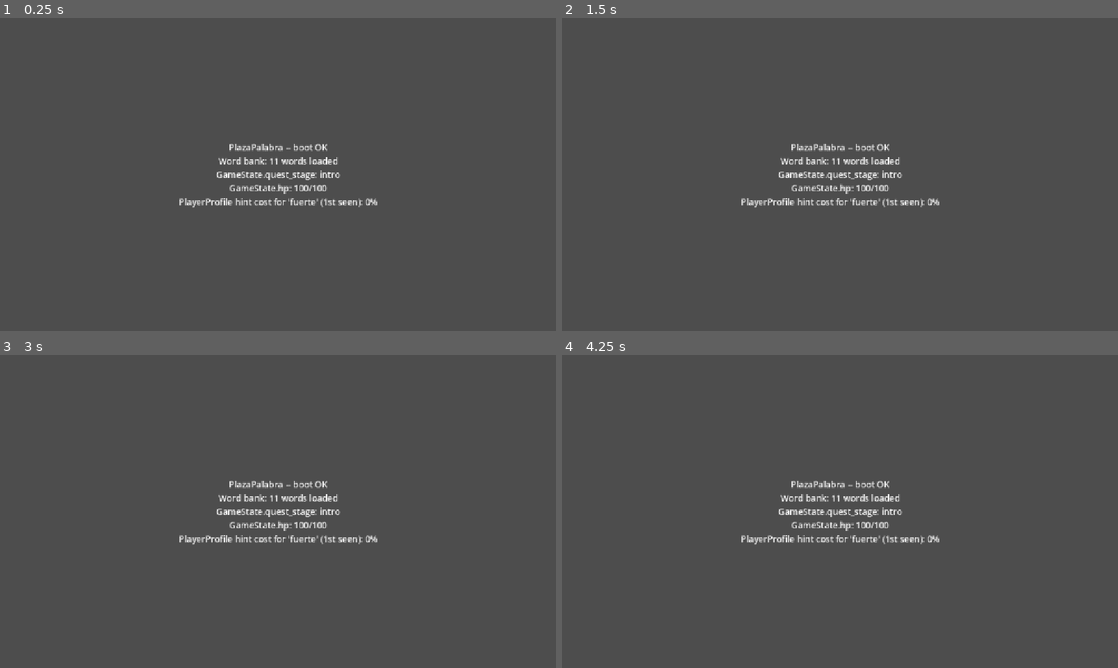
Above: before the commit, frames 1-4 (two rows, left to right).
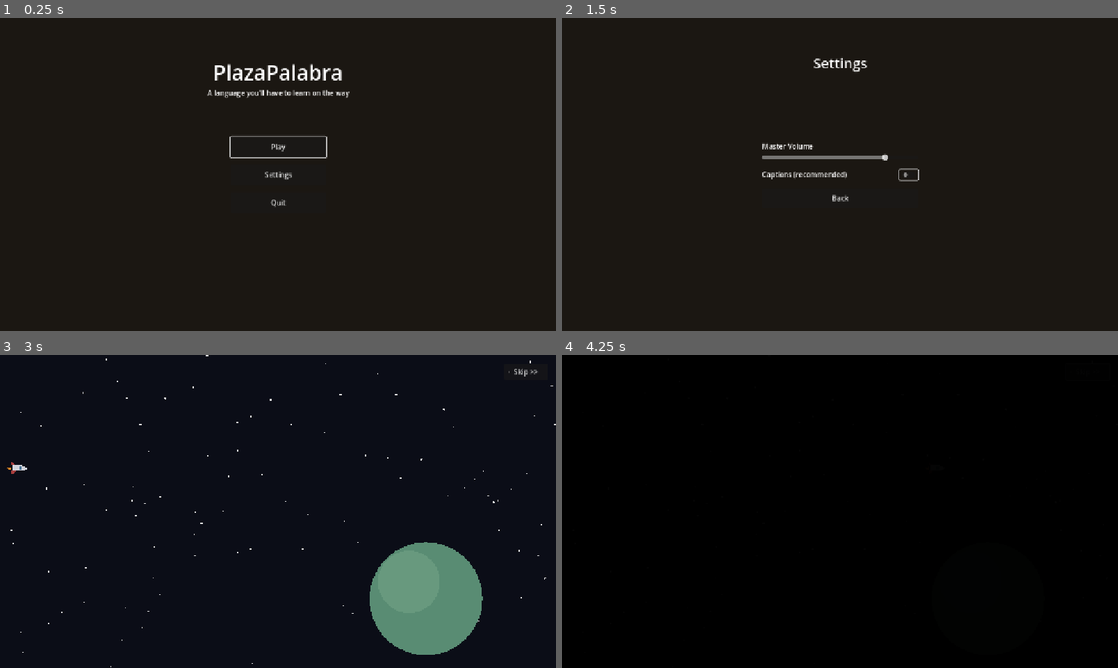
Above: after the commit, the same moments.

Repository: Ap0ll02/PlazaPalabra
Game: Godot game, scene res://scenes/ui/MainMenu.tscn
Two runs of this game, one before a commit and one after it. Both use one fixed random seed, a clock stepped at 60 frames per second and the inputs below. Before the commit the project starts from res://scenes/world/Main.tscn.
Inputs (mouse positions are in pixels of both pictures, inside the frame that each line leads up to):
- Up to frame 1 (0.25 s): no input
- Up to frame 2 (1.5 s): click (840, 174) at 0.5 s, where only the run after the commit has a clickable "Settings"; click (906, 174) at 1.27 s
- Up to frame 3 (3 s): click (278, 536) at 2 s, where only the run after the commit has a clickable "Back"; click (278, 483) at 2.75 s, where only the run after the commit has a clickable "Play"
- Up to frame 4 (4.25 s): click (1090, 370) at 3.5 s, where only the run after the commit has a clickable "Skip >>"

The runs differ from the first frame. In frame 1, 100% of the frame differs, in the area x 0-100%, y 0-100%; in frame 2, 100%; in frame 3, 100%; in frame 4, 100%.

Commit message:
Add main menu, settings, and rocket-landing intro cutscene
Main menu (Play/Settings/Quit) and a settings screen with master
volume and a captions toggle (on by default -- captions matter for
a language-learning game beyond pure accessibility).

Intro is a 5-shot cutscene: wide establishing flight past the
planet, a closer pass as the alarm starts, a new-angle cut into
atmosphere entry, impact, and the aftermath beat where the
translator fails. Shots are hard-cut rather than cross-faded, with
easing chosen per-shot so motion doesn't decelerate into each cut
and reads as continuous rather than stop-and-restart. Audio nodes
are wired up but left streamless pending real VO/SFX. Skippable.

Co-Authored-By: Claude Sonnet 5 <noreply@anthropic.com>

Diff:
--- a/project.godot
+++ b/project.godot
@@ -3,8 +3,8 @@
 ; since the parameters that go here are not all obvious.
 ;
 ; Format:
-;   [section] ; section goes as, ex. "application"
-;   param=value ; property can be inspected in the property list
+;   [section] ; section goes between []
+;   param=value ; assign values to parameters
 
 config_version=5
 
@@ -12,7 +12,7 @@
 
 config/name="PlazaPalabra"
 config/description="A short narrative Spanish language-learning game with turn-based, grammar-driven combat."
-run/main_scene="res://scenes/world/Main.tscn"
+run/main_scene="res://scenes/ui/MainMenu.tscn"
 config/features=PackedStringArray("4.4", "Forward Plus")
 config/icon="res://icon.svg"
 
@@ -21,6 +21,7 @@
 PlayerProfile="*res://scripts/autoload/player_profile.gd"
 GameState="*res://scripts/autoload/game_state.gd"
 WordBank="*res://scripts/autoload/word_bank.gd"
+Settings="*res://scripts/autoload/settings.gd"
 
 [display]
 
--- /dev/null
+++ b/scenes/ui/MainMenu.tscn
@@ -0,0 +1,76 @@
+[gd_scene load_steps=2 format=3 uid="uid://c8j3n2k7f4h1a"]
+
+[ext_resource type="Script" uid="uid://dfrtvbx04oepr" path="res://scripts/ui/main_menu.gd" id="1_menu"]
+
+[node name="MainMenu" type="Control"]
+layout_mode = 3
+anchors_preset = 15
+anchor_right = 1.0
+anchor_bottom = 1.0
+grow_horizontal = 2
+grow_vertical = 2
+script = ExtResource("1_menu")
+
+[node name="Background" type="ColorRect" parent="."]
+layout_mode = 1
+anchors_preset = 15
+anchor_right = 1.0
+anchor_bottom = 1.0
+grow_horizontal = 2
+grow_vertical = 2
+color = Color(0.106, 0.09, 0.071, 1)
+
+[node name="Title" type="Label" parent="."]
+layout_mode = 1
+anchors_preset = 5
+anchor_left = 0.5
+anchor_right = 0.5
+offset_left = -300.0
+offset_top = 90.0
+offset_right = 300.0
+offset_bottom = 160.0
+grow_horizontal = 2
+theme_override_font_sizes/font_size = 48
+text = "PlazaPalabra"
+horizontal_alignment = 1
+
+[node name="Subtitle" type="Label" parent="."]
+layout_mode = 1
+anchors_preset = 5
+anchor_left = 0.5
+anchor_right = 0.5
+offset_left = -300.0
+offset_top = 160.0
+offset_right = 300.0
+offset_bottom = 190.0
+grow_horizontal = 2
+theme_override_font_sizes/font_size = 16
+text = "A language you'll have to learn on the way"
+horizontal_alignment = 1
+
+[node name="CenterContainer" type="CenterContainer" parent="."]
+layout_mode = 1
+anchors_preset = 15
+anchor_right = 1.0
+anchor_bottom = 1.0
+grow_horizontal = 2
+grow_vertical = 2
+
+[node name="VBox" type="VBoxContainer" parent="CenterContainer"]
+layout_mode = 2
+theme_override_constants/separation = 16
+
+[node name="PlayButton" type="Button" parent="CenterContainer/VBox"]
+custom_minimum_size = Vector2(220, 48)
+layout_mode = 2
+text = "Play"
+
+[node name="SettingsButton" type="Button" parent="CenterContainer/VBox"]
+custom_minimum_size = Vector2(220, 48)
+layout_mode = 2
+text = "Settings"
+
+[node name="QuitButton" type="Button" parent="CenterContainer/VBox"]
+custom_minimum_size = Vector2(220, 48)
+layout_mode = 2
+text = "Quit"
--- /dev/null
+++ b/scenes/ui/SettingsMenu.tscn
@@ -0,0 +1,81 @@
+[gd_scene load_steps=2 format=3 uid="uid://dxk9m3q7t2p5r"]
+
+[ext_resource type="Script" path="res://scripts/ui/settings_menu.gd" id="1_settings"]
+
+[node name="SettingsMenu" type="Control"]
+layout_mode = 3
+anchors_preset = 15
+anchor_right = 1.0
+anchor_bottom = 1.0
+grow_horizontal = 2
+grow_vertical = 2
+script = ExtResource("1_settings")
+
+[node name="Background" type="ColorRect" parent="."]
+layout_mode = 1
+anchors_preset = 15
+anchor_right = 1.0
+anchor_bottom = 1.0
+grow_horizontal = 2
+grow_vertical = 2
+color = Color(0.106, 0.09, 0.071, 1)
+
+[node name="Title" type="Label" parent="."]
+layout_mode = 1
+anchors_preset = 5
+anchor_left = 0.5
+anchor_right = 0.5
+offset_left = -200.0
+offset_top = 80.0
+offset_right = 200.0
+offset_bottom = 130.0
+grow_horizontal = 2
+theme_override_font_sizes/font_size = 32
+text = "Settings"
+horizontal_alignment = 1
+
+[node name="CenterContainer" type="CenterContainer" parent="."]
+layout_mode = 1
+anchors_preset = 15
+anchor_right = 1.0
+anchor_bottom = 1.0
+grow_horizontal = 2
+grow_vertical = 2
+
+[node name="VBox" type="VBoxContainer" parent="CenterContainer"]
+custom_minimum_size = Vector2(360, 0)
+layout_mode = 2
+theme_override_constants/separation = 20
+
+[node name="VolumeRow" type="VBoxContainer" parent="CenterContainer/VBox"]
+layout_mode = 2
+theme_override_constants/separation = 6
+
+[node name="VolumeLabel" type="Label" parent="CenterContainer/VBox/VolumeRow"]
+layout_mode = 2
+text = "Master Volume"
+
+[node name="VolumeSlider" type="HSlider" parent="CenterContainer/VBox/VolumeRow"]
+custom_minimum_size = Vector2(360, 0)
+layout_mode = 2
+max_value = 1.0
+step = 0.01
+value = 0.8
+
+[node name="CaptionsRow" type="HBoxContainer" parent="CenterContainer/VBox"]
+layout_mode = 2
+theme_override_constants/separation = 10
+
+[node name="CaptionsLabel" type="Label" parent="CenterContainer/VBox/CaptionsRow"]
+layout_mode = 2
+size_flags_horizontal = 3
+text = "Captions (recommended)"
+
+[node name="CaptionsCheck" type="CheckButton" parent="CenterContainer/VBox/CaptionsRow"]
+layout_mode = 2
+button_pressed = true
+
+[node name="BackButton" type="Button" parent="CenterContainer/VBox"]
+custom_minimum_size = Vector2(0, 44)
+layout_mode = 2
+text = "Back"
--- /dev/null
+++ b/scenes/world/Intro.tscn
@@ -0,0 +1,116 @@
+[gd_scene load_steps=4 format=3 uid="uid://b3m8v6qw1n7ge"]
+
+[ext_resource type="Script" path="res://scripts/world/intro.gd" id="1_intro"]
+[ext_resource type="Script" path="res://scripts/world/starfield.gd" id="2_starfield"]
+[ext_resource type="Script" path="res://scripts/world/planet.gd" id="3_planet"]
+
+[node name="Intro" type="Node2D"]
+script = ExtResource("1_intro")
+
+[node name="SpaceLayer" type="Node2D" parent="."]
+
+[node name="Background" type="ColorRect" parent="SpaceLayer"]
+offset_right = 1280.0
+offset_bottom = 720.0
+color = Color(0.043, 0.051, 0.09, 1)
+
+[node name="Starfield" type="Node2D" parent="SpaceLayer"]
+script = ExtResource("2_starfield")
+
+[node name="Planet" type="Node2D" parent="SpaceLayer"]
+position = Vector2(980, 560)
+script = ExtResource("3_planet")
+
+[node name="AtmosphereGlow" type="Node2D" parent="."]
+
+[node name="GlowLeft" type="ColorRect" parent="AtmosphereGlow"]
+offset_right = 160.0
+offset_bottom = 720.0
+color = Color(1, 0.5, 0.2, 0.22)
+
+[node name="GlowRight" type="ColorRect" parent="AtmosphereGlow"]
+offset_left = 1120.0
+offset_right = 1280.0
+offset_bottom = 720.0
+color = Color(1, 0.5, 0.2, 0.22)
+
+[node name="GroundLayer" type="Node2D" parent="."]
+
+[node name="Ground" type="ColorRect" parent="GroundLayer"]
+offset_top = 600.0
+offset_right = 1280.0
+offset_bottom = 720.0
+color = Color(0.36, 0.26, 0.16, 1)
+
+[node name="Rocket" type="Node2D" parent="."]
+position = Vector2(-80, 260)
+rotation = 1.5708
+
+[node name="Flame" type="Polygon2D" parent="Rocket"]
+position = Vector2(0, 24)
+color = Color(1, 0.6, 0.15, 0.9)
+polygon = PackedVector2Array(-6, 0, 6, 0, 0, 22)
+
+[node name="Body" type="Polygon2D" parent="Rocket"]
+color = Color(0.82, 0.83, 0.86, 1)
+polygon = PackedVector2Array(0, -40, 11, -18, 11, 20, -11, 20, -11, -18)
+
+[node name="FinLeft" type="Polygon2D" parent="Rocket"]
+color = Color(0.66, 0.24, 0.24, 1)
+polygon = PackedVector2Array(-11, 8, -24, 22, -11, 22)
+
+[node name="FinRight" type="Polygon2D" parent="Rocket"]
+color = Color(0.66, 0.24, 0.24, 1)
+polygon = PackedVector2Array(11, 8, 24, 22, 11, 22)
+
+[node name="Window" type="Polygon2D" parent="Rocket"]
+position = Vector2(0, -10)
+color = Color(0.31, 0.47, 0.6, 1)
+polygon = PackedVector2Array(-6, -6, 6, -6, 6, 6, -6, 6)
+
+[node name="SfxEngine" type="AudioStreamPlayer" parent="."]
+
+[node name="SfxAlarm" type="AudioStreamPlayer" parent="."]
+
+[node name="SfxImpact" type="AudioStreamPlayer" parent="."]
+
+[node name="CanvasLayer" type="CanvasLayer" parent="."]
+
+[node name="ImpactFlash" type="ColorRect" parent="CanvasLayer"]
+offset_right = 1280.0
+offset_bottom = 720.0
+color = Color(1, 1, 1, 0)
+mouse_filter = 2
+
+[node name="CaptionLabel" type="Label" parent="CanvasLayer"]
+offset_left = 140.0
+offset_top = 630.0
+offset_right = 1140.0
+offset_bottom = 670.0
+theme_override_font_sizes/font_size = 20
+theme_override_colors/font_color = Color(1, 1, 1, 1)
+theme_override_colors/font_shadow_color = Color(0, 0, 0, 0.8)
+theme_override_constants/shadow_offset_x = 1
+theme_override_constants/shadow_offset_y = 1
+text = ""
+horizontal_alignment = 1
+autowrap_mode = 2
+
+[node name="SkipButton" type="Button" parent="CanvasLayer"]
+anchors_preset = 3
+anchor_left = 1.0
+anchor_top = 0.0
+anchor_right = 1.0
+anchor_bottom = 0.0
+offset_left = -120.0
+offset_top = 20.0
+offset_right = -20.0
+offset_bottom = 56.0
+grow_horizontal = 0
+text = "Skip >>"
+
+[node name="FadeToBlack" type="ColorRect" parent="CanvasLayer"]
+offset_right = 1280.0
+offset_bottom = 720.0
+color = Color(0, 0, 0, 0)
+mouse_filter = 2
--- a/scenes/world/Main.tscn
+++ /dev/null
@@ -1,30 +0,0 @@
-[gd_scene load_steps=2 format=3 uid="uid://bqxk1n8mjr2wf"]
-
-[ext_resource type="Script" path="res://scripts/world/main.gd" id="1_main"]
-
-[node name="Main" type="Control"]
-layout_mode = 3
-anchors_preset = 15
-anchor_right = 1.0
-anchor_bottom = 1.0
-grow_horizontal = 2
-grow_vertical = 2
-script = ExtResource("1_main")
-
-[node name="StatusLabel" type="Label" parent="."]
-layout_mode = 1
-anchors_preset = 8
-anchor_left = 0.5
-anchor_top = 0.5
-anchor_right = 0.5
-anchor_bottom = 0.5
-offset_left = -220.0
-offset_top = -80.0
-offset_right = 220.0
-offset_bottom = 80.0
-grow_horizontal = 2
-grow_vertical = 2
-theme_override_font_sizes/font_size = 20
-text = "Loading..."
-horizontal_alignment = 1
-vertical_alignment = 1
--- /dev/null
+++ b/scenes/world/Outskirts.tscn
@@ -0,0 +1,23 @@
+[gd_scene load_steps=2 format=3 uid="uid://f7p2k9w4m1t6c"]
+
+[ext_resource type="Script" path="res://scripts/world/outskirts.gd" id="1_outskirts"]
+
+[node name="Outskirts" type="Node2D"]
+script = ExtResource("1_outskirts")
+
+[node name="Background" type="ColorRect" parent="."]
+offset_right = 1280.0
+offset_bottom = 720.0
+color = Color(0.36, 0.4, 0.3, 1)
+
+[node name="PlaceholderLabel" type="Label" parent="."]
+offset_left = 340.0
+offset_top = 340.0
+offset_right = 940.0
+offset_bottom = 400.0
+theme_override_font_sizes/font_size = 24
+theme_override_colors/font_color = Color(1, 1, 1, 1)
+text = "You wake up on the outskirts of town...
+(tutorial scene under construction)"
+horizontal_alignment = 1
+autowrap_mode = 2
--- /dev/null
+++ b/scripts/autoload/settings.gd
@@ -0,0 +1,39 @@
+extends Node
+## Persisted player-facing settings. Captions default ON -- for a
+## language-learning game, being able to read along with any VO isn't
+## an optional accessibility extra, it's core to the pedagogy.
+
+const SAVE_PATH := "user://settings.cfg"
+
+var master_volume: float = 0.8
+var captions_enabled: bool = true
+
+func _ready() -> void:
+	_load()
+	_apply_audio()
+
+func set_master_volume(value: float) -> void:
+	master_volume = clampf(value, 0.0, 1.0)
+	_apply_audio()
+	_save()
+
+func set_captions_enabled(value: bool) -> void:
+	captions_enabled = value
+	_save()
+
+func _apply_audio() -> void:
+	var bus_idx := AudioServer.get_bus_index("Master")
+	if bus_idx >= 0:
+		AudioServer.set_bus_volume_db(bus_idx, linear_to_db(max(master_volume, 0.0001)))
+
+func _save() -> void:
+	var config := ConfigFile.new()
+	config.set_value("audio", "master_volume", master_volume)
+	config.set_value("accessibility", "captions_enabled", captions_enabled)
+	config.save(SAVE_PATH)
+
+func _load() -> void:
+	var config := ConfigFile.new()
+	if config.load(SAVE_PATH) == OK:
+		master_volume = config.get_value("audio", "master_volume", master_volume)
+		captions_enabled = config.get_value("accessibility", "captions_enabled", captions_enabled)
--- /dev/null
+++ b/scripts/ui/main_menu.gd
@@ -0,0 +1,20 @@
+extends Control
+
+@onready var play_button: Button = $CenterContainer/VBox/PlayButton
+@onready var settings_button: Button = $CenterContainer/VBox/SettingsButton
+@onready var quit_button: Button = $CenterContainer/VBox/QuitButton
+
+func _ready() -> void:
+	play_button.pressed.connect(_on_play_pressed)
+	settings_button.pressed.connect(_on_settings_pressed)
+	quit_button.pressed.connect(_on_quit_pressed)
+	play_button.grab_focus()
+
+func _on_play_pressed() -> void:
+	get_tree().change_scene_to_file("res://scenes/world/Intro.tscn")
+
+func _on_settings_pressed() -> void:
+	get_tree().change_scene_to_file("res://scenes/ui/SettingsMenu.tscn")
+
+func _on_quit_pressed() -> void:
+	get_tree().quit()
--- /dev/null
+++ b/scripts/ui/settings_menu.gd
@@ -0,0 +1,16 @@
+extends Control
+
+@onready var volume_slider: HSlider = $CenterContainer/VBox/VolumeRow/VolumeSlider
+@onready var captions_check: CheckButton = $CenterContainer/VBox/CaptionsRow/CaptionsCheck
+@onready var back_button: Button = $CenterContainer/VBox/BackButton
+
+func _ready() -> void:
+	volume_slider.value = Settings.master_volume
+	captions_check.button_pressed = Settings.captions_enabled
+
+	volume_slider.value_changed.connect(Settings.set_master_volume)
+	captions_check.toggled.connect(Settings.set_captions_enabled)
+	back_button.pressed.connect(_on_back_pressed)
+
+func _on_back_pressed() -> void:
+	get_tree().change_scene_to_file("res://scenes/ui/MainMenu.tscn")
--- /dev/null
+++ b/scripts/world/intro.gd
@@ -0,0 +1,173 @@
+extends Node2D
+## Rocket-landing cutscene, told as 5 shots rather than one continuous pan:
+##   1. Wide establishing -- horizontal flight past the planet
+##   2. Closer pass -- alarm begins
+##   3. New angle -- atmosphere entry, vertical descent begins
+##   4. Impact
+##   5. Aftermath -- equipment failure, fade out
+## Shots are hard-cut (quick black flash) rather than cross-faded, so it
+## reads as camera cuts instead of one static continuous shot. Rocket/
+## planet are placeholder shapes. Audio nodes are wired up but left
+## streamless until real VO/SFX assets exist.
+
+const GROUND_Y := 560.0
+const NEXT_SCENE := "res://scenes/world/Outskirts.tscn"
+const CUT_HALF_DURATION := 0.12
+
+@onready var space_layer: Node2D = $SpaceLayer
+@onready var planet: Node2D = $SpaceLayer/Planet
+@onready var atmosphere_glow: Node2D = $AtmosphereGlow
+@onready var ground_layer: Node2D = $GroundLayer
+@onready var rocket: Node2D = $Rocket
+
+@onready var flash: ColorRect = $CanvasLayer/ImpactFlash
+@onready var fade: ColorRect = $CanvasLayer/FadeToBlack
+@onready var caption: Label = $CanvasLayer/CaptionLabel
+@onready var skip_button: Button = $CanvasLayer/SkipButton
+
+@onready var sfx_engine: AudioStreamPlayer = $SfxEngine
+@onready var sfx_alarm: AudioStreamPlayer = $SfxAlarm
+@onready var sfx_impact: AudioStreamPlayer = $SfxImpact
+
+var _skipped := false
+
+func _ready() -> void:
+	skip_button.pressed.connect(_on_skip_pressed)
+	caption.visible = Settings.captions_enabled
+	caption.text = ""
+	ground_layer.visible = false
+	atmosphere_glow.visible = false
+	_play_sequence()
+
+func _on_skip_pressed() -> void:
+	_skipped = true
+	_goto_next_scene()
+
+func _set_caption(text: String) -> void:
+	caption.text = text
+	caption.visible = Settings.captions_enabled and text != ""
+
+## Quick black flash used as a hard cut between shots -- hides the
+## instant reposition/visibility swap that happens mid-flash.
+func _hard_cut(setup: Callable) -> void:
+	var out_tween := create_tween()
+	out_tween.tween_property(fade, "color:a", 1.0, CUT_HALF_DURATION)
+	await out_tween.finished
+	setup.call()
+	var in_tween := create_tween()
+	in_tween.tween_property(fade, "color:a", 0.0, CUT_HALF_DURATION)
+	await in_tween.finished
+
+func _play_sequence() -> void:
+	# --- Shot 1: wide establishing, flying horizontally past the planet ---
+	space_layer.visible = true
+	rocket.rotation = deg_to_rad(90)
+	rocket.scale = Vector2(0.6, 0.6)
+	rocket.position = Vector2(-80, 260)
+	planet.position = Vector2(980, 560)
+	planet.scale = Vector2(1.0, 1.0)
+	_set_caption("Approaching orbit...")
+	if sfx_engine.stream:
+		sfx_engine.play()
+
+	# Constant cruise speed -- no ease in/out, so it's already at full
+	# speed when the next shot cuts in (see note on shot 2).
+	var shot1 := create_tween()
+	shot1.tween_property(rocket, "position:x", 1360, 2.2).set_trans(Tween.TRANS_LINEAR)
+	await shot1.finished
+	if _skipped:
+		return
+
+	# --- Shot 2: closer pass, alarm begins ---
+	await _hard_cut(func():
+		rocket.position = Vector2(120, 300)
+		rocket.rotation = deg_to_rad(95)
+		rocket.scale = Vector2(0.85, 0.85)
+		planet.position = Vector2(760, 640)
+		planet.scale = Vector2(1.6, 1.6)
+		_set_caption("Warning: hull integrity failing")
+		if sfx_alarm.stream:
+			sfx_alarm.play()
+	)
+	# Same idea: constant speed straight through, no easing at the cut
+	# boundary, so the reposition reads as "same flight, new angle" rather
+	# than a stop-and-restart.
+	var shot2 := create_tween()
+	shot2.tween_property(rocket, "position:x", 760, 1.3).set_trans(Tween.TRANS_LINEAR)
+	shot2.parallel().tween_property(rocket, "position:y", 340, 1.3).set_trans(Tween.TRANS_LINEAR)
+	await shot2.finished
+	if _skipped:
+		return
+
+	# --- Shot 3: new angle, atmosphere entry, descent begins ---
+	await _hard_cut(func():
+		atmosphere_glow.visible = true
+		rocket.position = Vector2(640, 30)
+		rocket.rotation = 0.0
+		rocket.scale = Vector2(1.0, 1.0)
+		_set_caption("Atmosphere entry -- brace!")
+	)
+	# Accelerating fall (ease in, never ease out) -- it's still speeding up
+	# right when shot 4 cuts in, so the descent never visibly stalls.
+	var shot3 := create_tween()
+	shot3.tween_property(rocket, "position:y", 380, 1.5).set_trans(Tween.TRANS_SINE).set_ease(Tween.EASE_IN)
+	shot3.chain().tween_property(rocket, "rotation", deg_to_rad(-8), 0.25)
+	shot3.chain().tween_property(rocket, "rotation", deg_to_rad(8), 0.25)
+	shot3.chain().tween_property(rocket, "rotation", deg_to_rad(-3), 0.25)
+	await shot3.finished
+	if _skipped:
+		return
+
+	# --- Shot 4: impact ---
+	await _hard_cut(func():
+		space_layer.visible = false
+		atmosphere_glow.visible = false
+		ground_layer.visible = true
+		rocket.position = Vector2(640, 120)
+		rocket.rotation = deg_to_rad(4)
+	)
+	# Picks up at the fast speed shot 3 ended at (linear, not another
+	# slow-start ease-in) -- final approach reads as one continuous fall.
+	var shot4 := create_tween()
+	shot4.tween_property(rocket, "position:y", GROUND_Y, 0.45).set_trans(Tween.TRANS_LINEAR)
+	await shot4.finished
+	if _skipped:
+		return
+
+	_impact()
+	await get_tree().create_timer(0.9).timeout
+	if _skipped:
+		return
+
+	# --- Shot 5: aftermath, equipment failure, fade out ---
+	_set_caption("...system error. Translator offline.")
+	await get_tree().create_timer(1.6).timeout
+	if _skipped:
+		return
+
+	_goto_next_scene()
+
+func _impact() -> void:
+	if sfx_engine.stream:
+		sfx_engine.stop()
+	if sfx_impact.stream:
+		sfx_impact.play()
+
+	flash.color.a = 0.85
+	var flash_tween := create_tween()
+	flash_tween.tween_property(flash, "color:a", 0.0, 0.4)
+
+	var shake := create_tween()
+	var base_pos := position
+	var rng := RandomNumberGenerator.new()
+	rng.randomize()
+	for i in 6:
+		var offset := Vector2(rng.randf_range(-10, 10), rng.randf_range(-8, 8))
+		shake.tween_property(self, "position", base_pos + offset, 0.05)
+	shake.tween_property(self, "position", base_pos, 0.05)
+
+func _goto_next_scene() -> void:
+	var fade_tween := create_tween()
+	fade_tween.tween_property(fade, "color:a", 1.0, 0.7)
+	await fade_tween.finished
+	get_tree().change_scene_to_file(NEXT_SCENE)
--- a/scripts/world/main.gd
+++ /dev/null
@@ -1,17 +0,0 @@
-extends Control
-## Boot scene sanity check: confirms autoloads (PlayerProfile, GameState,
-## WordBank) are wired up correctly. Replace with the real outskirts/intro
-## scene once world content exists.
-
-@onready var status_label: Label = $StatusLabel
-
-func _ready() -> void:
-	var word_count := WordBank.all_word_ids().size()
-	PlayerProfile.record_seen("fuerte")
-	var hint_cost := PlayerProfile.get_hint_cost("fuerte")
-
-	status_label.text = "PlazaPalabra -- boot OK\n" \
-		+ "Word bank: %d words loaded\n" % word_count \
-		+ "GameState.quest_stage: %s\n" % GameState.quest_stage \
-		+ "GameState.hp: %d/%d\n" % [GameState.hp, GameState.MAX_HP] \
-		+ "PlayerProfile hint cost for 'fuerte' (1st seen): %.0f%%" % (hint_cost * 100.0)
--- /dev/null
+++ b/scripts/world/outskirts.gd
@@ -0,0 +1,6 @@
+extends Node2D
+## Stub for the tutorial start ("you wake up on the outskirts"). Movement,
+## scavenging, and the walk into town get built here next.
+
+func _ready() -> void:
+	GameState.set_quest_stage("tutorial")
--- /dev/null
+++ b/scripts/world/planet.gd
@@ -0,0 +1,11 @@
+extends Node2D
+## Placeholder planet body -- swap for real art later. Scale/position on
+## the node itself is how the intro sells "closer" between shots.
+
+@export var radius: float = 130.0
+@export var base_color: Color = Color(0.35, 0.55, 0.45, 1)
+@export var highlight_color: Color = Color(0.55, 0.72, 0.6, 0.3)
+
+func _draw() -> void:
+	draw_circle(Vector2.ZERO, radius, base_color)
+	draw_circle(Vector2(-radius * 0.3, -radius * 0.3), radius * 0.55, highlight_color)
--- /dev/null
+++ b/scripts/world/starfield.gd
@@ -0,0 +1,21 @@
+extends Node2D
+## Cheap procedural starfield for the intro cutscene -- swap for a real
+## background/parallax layer once art exists.
+
+@export var star_count: int = 120
+@export var area: Vector2 = Vector2(1280, 720)
+
+var _stars: Array[Vector2] = []
+var _sizes: Array[float] = []
+
+func _ready() -> void:
+	var rng := RandomNumberGenerator.new()
+	rng.randomize()
+	for i in star_count:
+		_stars.append(Vector2(rng.randf_range(0, area.x), rng.randf_range(0, area.y)))
+		_sizes.append(rng.randf_range(1.0, 2.4))
+	queue_redraw()
+
+func _draw() -> void:
+	for i in _stars.size():
+		draw_circle(_stars[i], _sizes[i], Color(1, 1, 1, 0.85))
Not shown, added: icon.svg.import
Not shown, added: scripts/autoload/game_state.gd.uid
Not shown, added: scripts/autoload/player_profile.gd.uid
Not shown, added: scripts/autoload/settings.gd.uid
Not shown, added: scripts/autoload/word_bank.gd.uid
Not shown, added: scripts/ui/main_menu.gd.uid
Not shown, added: scripts/ui/settings_menu.gd.uid
Not shown, added: scripts/world/intro.gd.uid
Not shown, added: scripts/world/outskirts.gd.uid
Not shown, added: scripts/world/planet.gd.uid
Not shown, added: scripts/world/starfield.gd.uid
